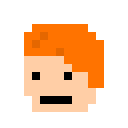
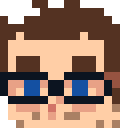
Before/after of a 128×128 layered artwork. What changed in the layer stack:
added layer "Layer 4" above "Layer 3" over 0, 0, 120, 128
